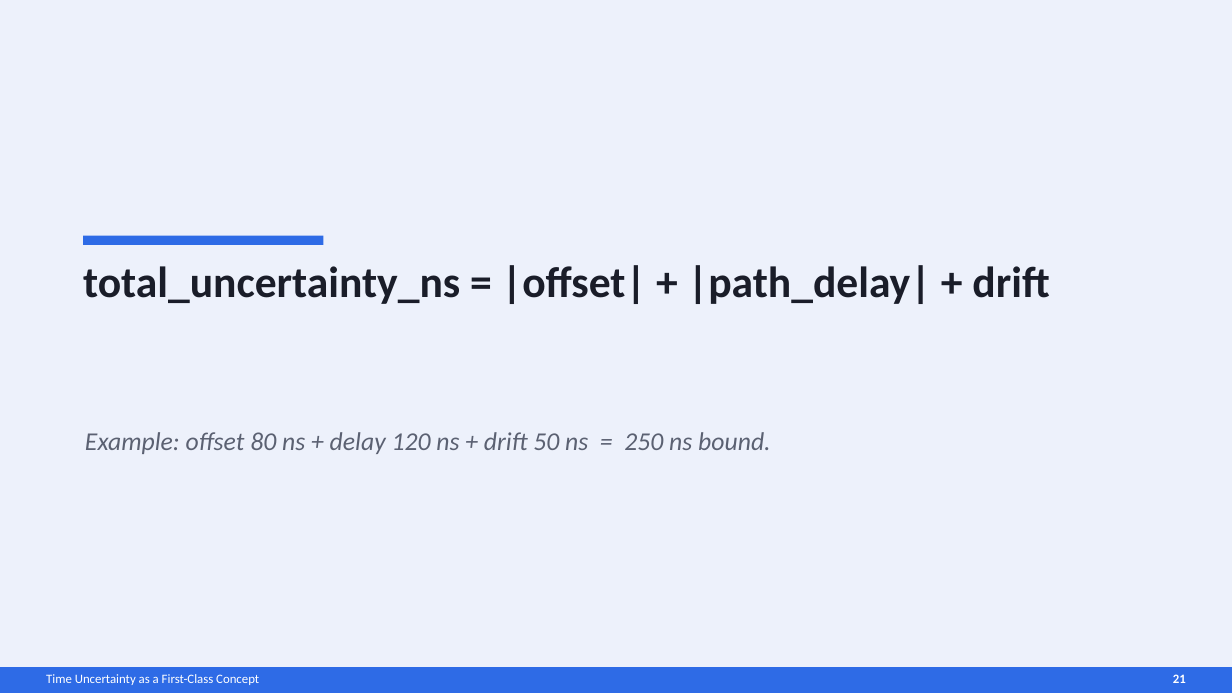
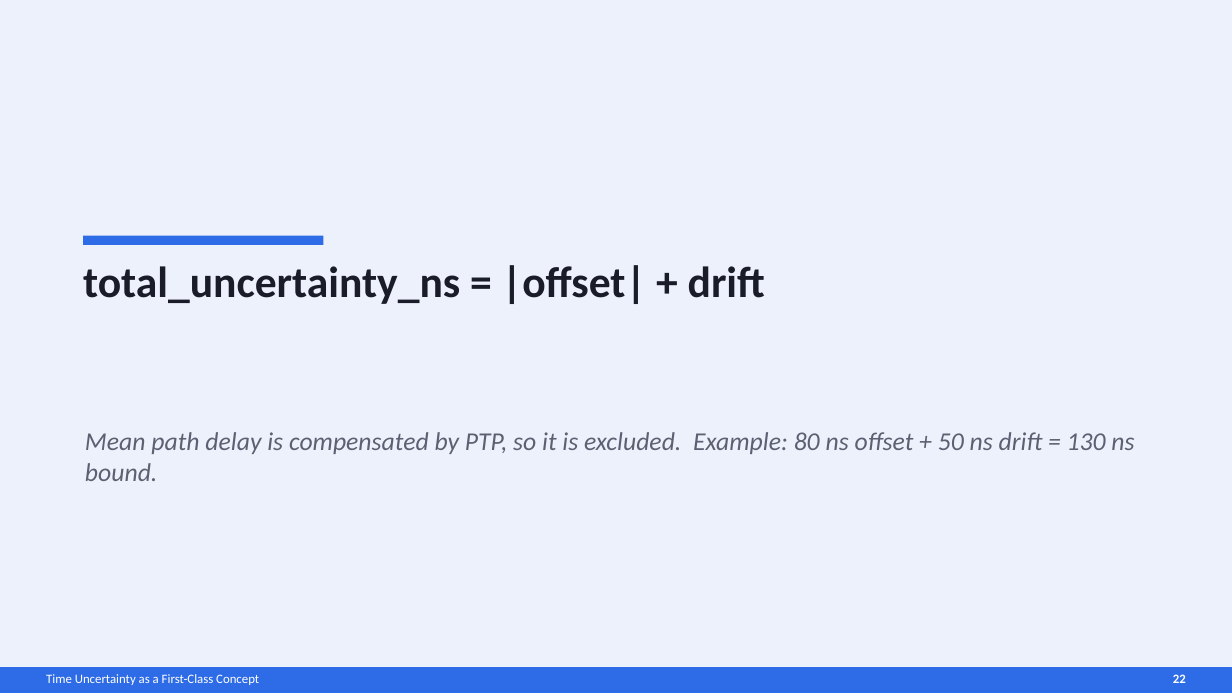
Before and after one commit to MaciekMachni/netdev-0x1a-talk, a slide deck: slide 22 of time-uncertainty-error-bar.pptx (slide 21 before the commit). Drawn at 1232x693 pixels with LibreOffice and Linux fonts; fonts in the diff are those of the drawing. Boxes give left, top, right and bottom in pixels: in the first picture for what was removed or moved away, otherwise in the second. Text is boxed around its words. In the diff, an @@ line names an element or a change of style, - is before the commit and + after.

```diff
--- a/time-uncertainty-error-bar.pptx
+++ b/time-uncertainty-error-bar.pptx
@@ text at [83, 265, 765, 304]: text changed @@
-total_uncertainty_ns = |offset| + |path_delay| + drift
+total_uncertainty_ns = |offset| + drift
@@ text at [85, 432, 1134, 481]: text changed @@
-Example: offset 80 ns + delay 120 ns + drift 50 ns = 250 ns bound.
+Mean path delay is compensated by PTP, so it is excluded. Example: 80 ns offset + 50 ns drift = 130 ns bound.
@@ text at [1173, 674, 1186, 683]: text changed @@
-21
+22
```
Also in this commit, not shown: 21 other slides changed, 8 slides added, 2 slides removed, 7 other files.
